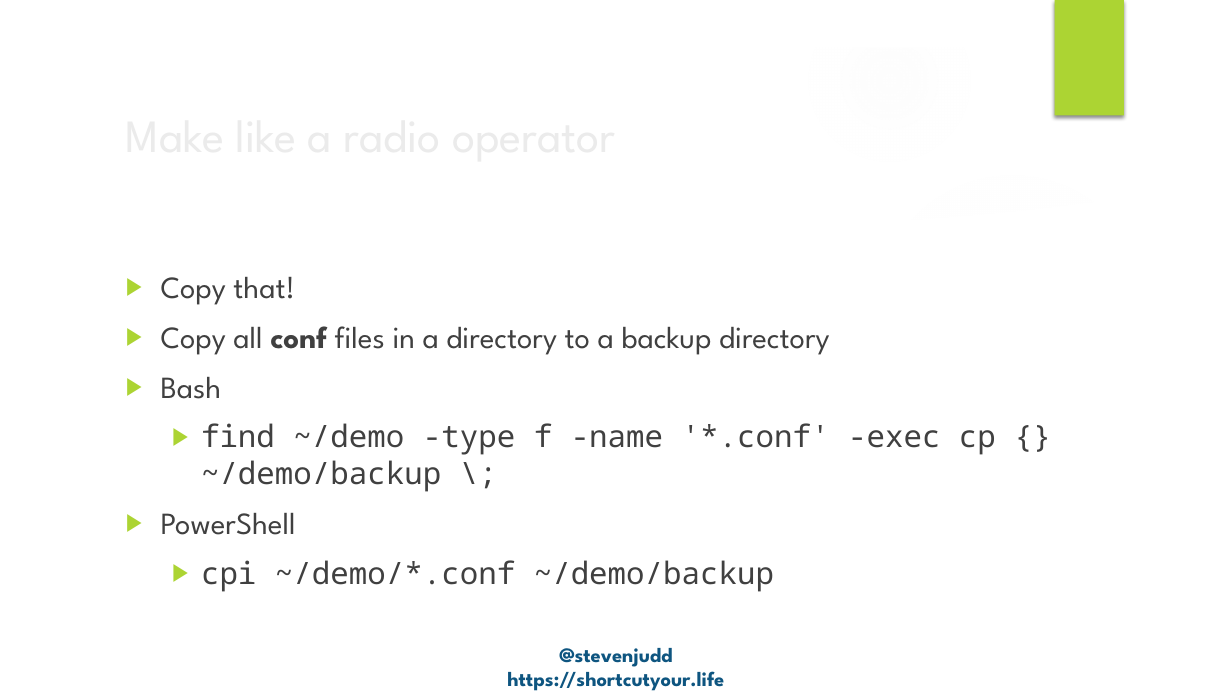
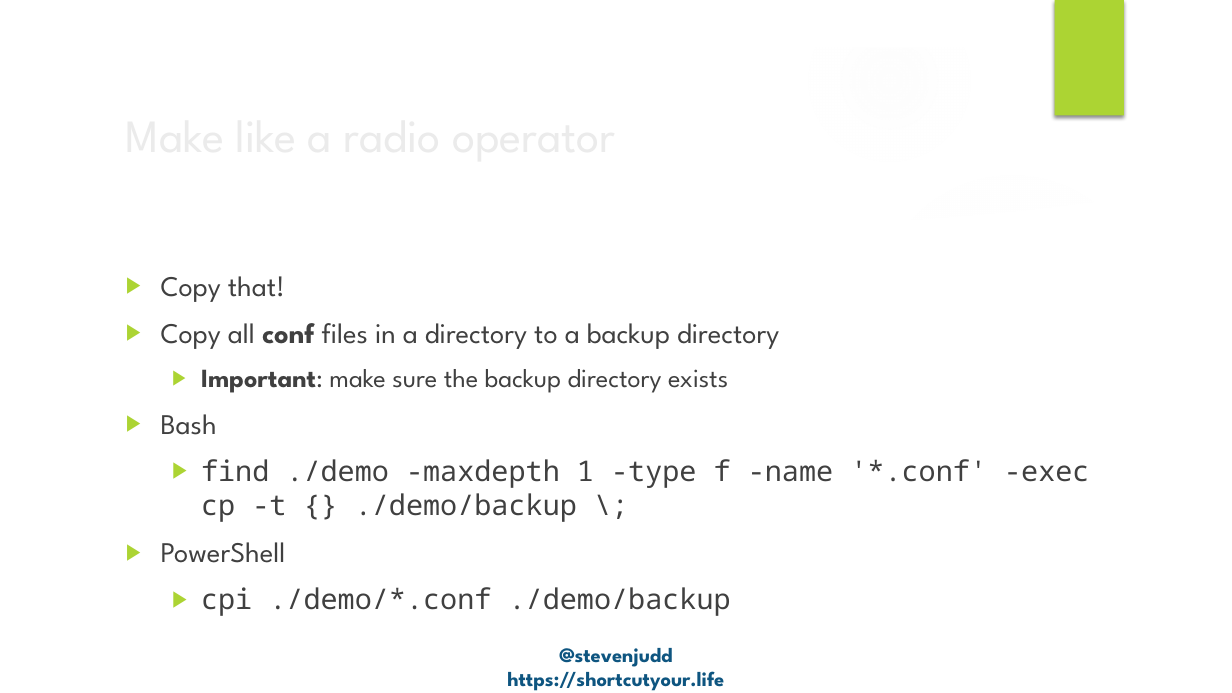
Before and after one commit to stevenjudd/DontBashPowerShell, a slide deck: slide 6 of Dont Bash PowerShell.pptx. Drawn at 1232x693 pixels with LibreOffice and Linux fonts; fonts in the diff are those of the drawing; background and template pictures are left out. Boxes give left, top, right and bottom in pixels: in the first picture for what was removed or moved away, otherwise in the second. Text is boxed around its words. In the diff, an @@ line names an element or a change of style, - is before the commit and + after.

```diff
--- a/Dont Bash PowerShell.pptx
+++ b/Dont Bash PowerShell.pptx
@@ text at (x1=161, y1=276, x2=779, y2=563): size 24 to 22.2 pt in "Copy that!", "Copy all conf files in a directory ...", "Bash", "PowerShell" @@
@@ text at (x1=201, y1=369, x2=728, y2=393): paragraph added @@
+  ▶ Important: make sure the backup directory exists
@@ text at (x1=201, y1=459, x2=1089, y2=522): text changed; size 24 to 22.2 pt @@
-  ▶ find ~/demo -type f -name '*.conf' -exec cp {} ~/demo/backup \;
+  ▶ find ./demo -maxdepth 1 -type f -name '*.conf' -exec cp -t {} ./demo/backup \;
@@ text at (x1=201, y1=587, x2=731, y2=616): text changed; size 24 to 22.2 pt @@
-  ▶ cpi ~/demo/*.conf ~/demo/backup
+  ▶ cpi ./demo/*.conf ./demo/backup
```
Also in this commit, not shown: 4 other slides changed, 3 other files.
